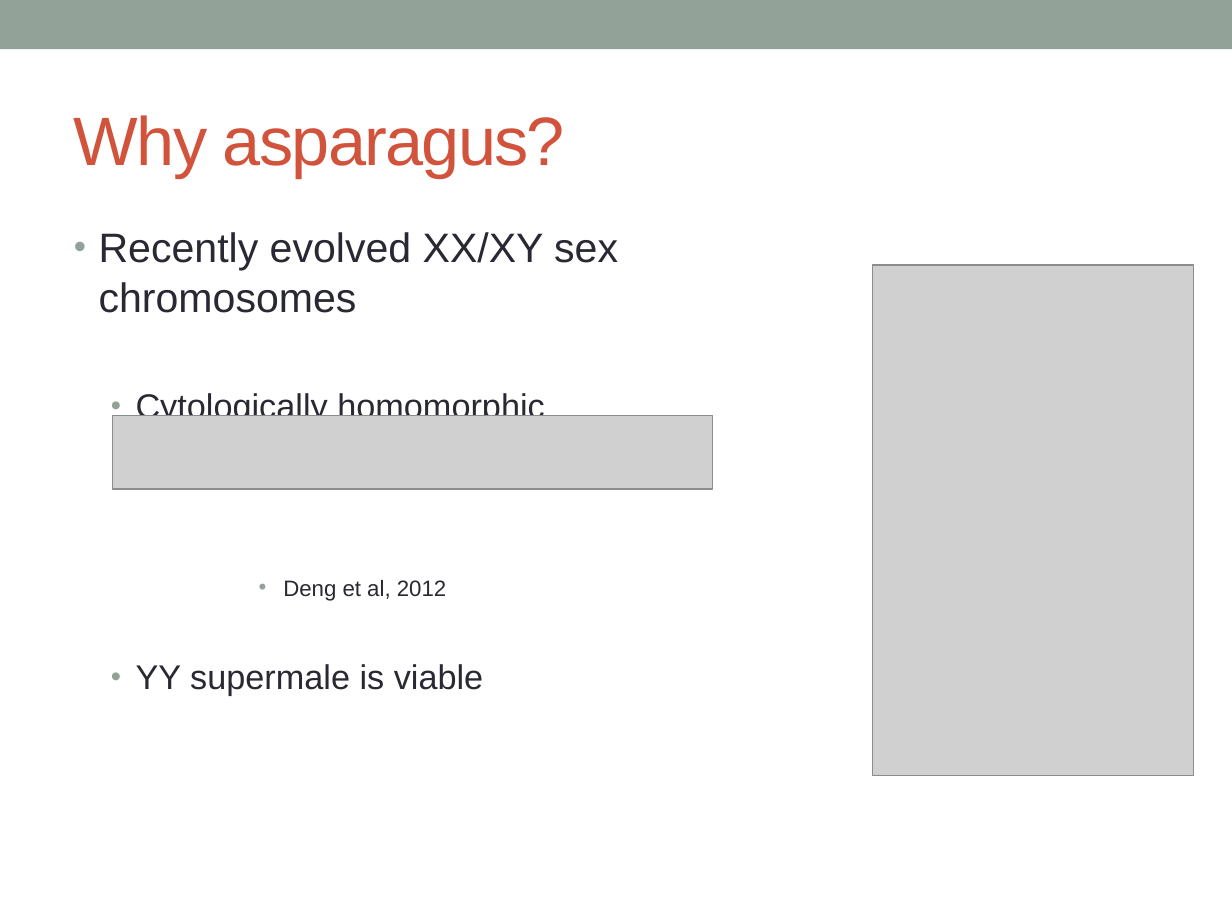
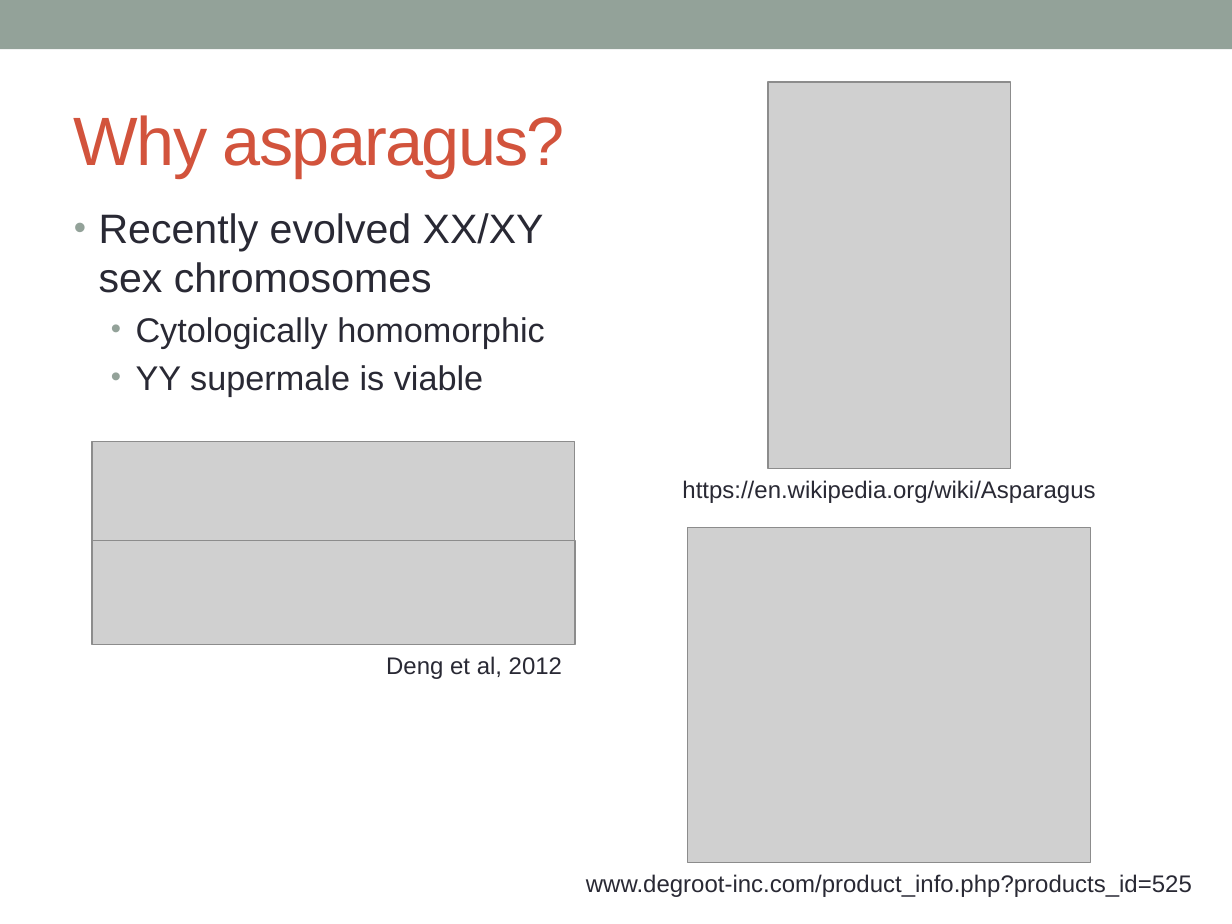
Before and after one commit to katholan/BCB546X-Spring2017_Valerin_final_project, a slide deck: slide 5 of asparagus.pptx (slide 4 before the commit). Drawn at 1232x924 pixels with LibreOffice and Linux fonts; fonts in the diff are those of the drawing; grey boxes stand for pictures. Boxes give left, top, right and bottom in pixels: in the first picture for what was removed or moved away, otherwise in the second. Text is boxed around its words. In the diff, an @@ line names an element or a change of style, - is before the commit and + after.

```diff
--- a/asparagus.pptx
+++ b/asparagus.pptx
@@ picture: place and size @@
-picture at (872,265,1193,776)
+picture at (768,83,1010,469)
@@ text "Recently evolved XX/XY sex chromosomes": place and size @@
-text "Recently evolved XX/XY sex chromosomes" at (99,232,618,696)
+text "Recently evolved XX/XY sex chromosomes" at (99,213,545,396)
@@ picture removed at (113,416,712,489) @@
@@ picture added at (92,441,575,540) @@
@@ text added at (682,480,1095,503), 14 pt, text #292934 @@
+https://en.wikipedia.org/wiki/Asparagus
@@ picture added at (687,527,1090,862) @@
@@ picture added at (92,541,575,644) @@
@@ text at (283,580,446,601): paragraph removed @@
-            • Deng et al, 2012
@@ text added at (386,656,562,679), 14 pt, text #292934 @@
+Deng et al, 2012
@@ text added at (586,874,1192,897), 14 pt, text #292934 @@
+www.degroot-inc.com/product_info.php?products_id=525
```
Also in this commit, not shown: 15 other slides changed, 4 slides added, 1 slide removed.
